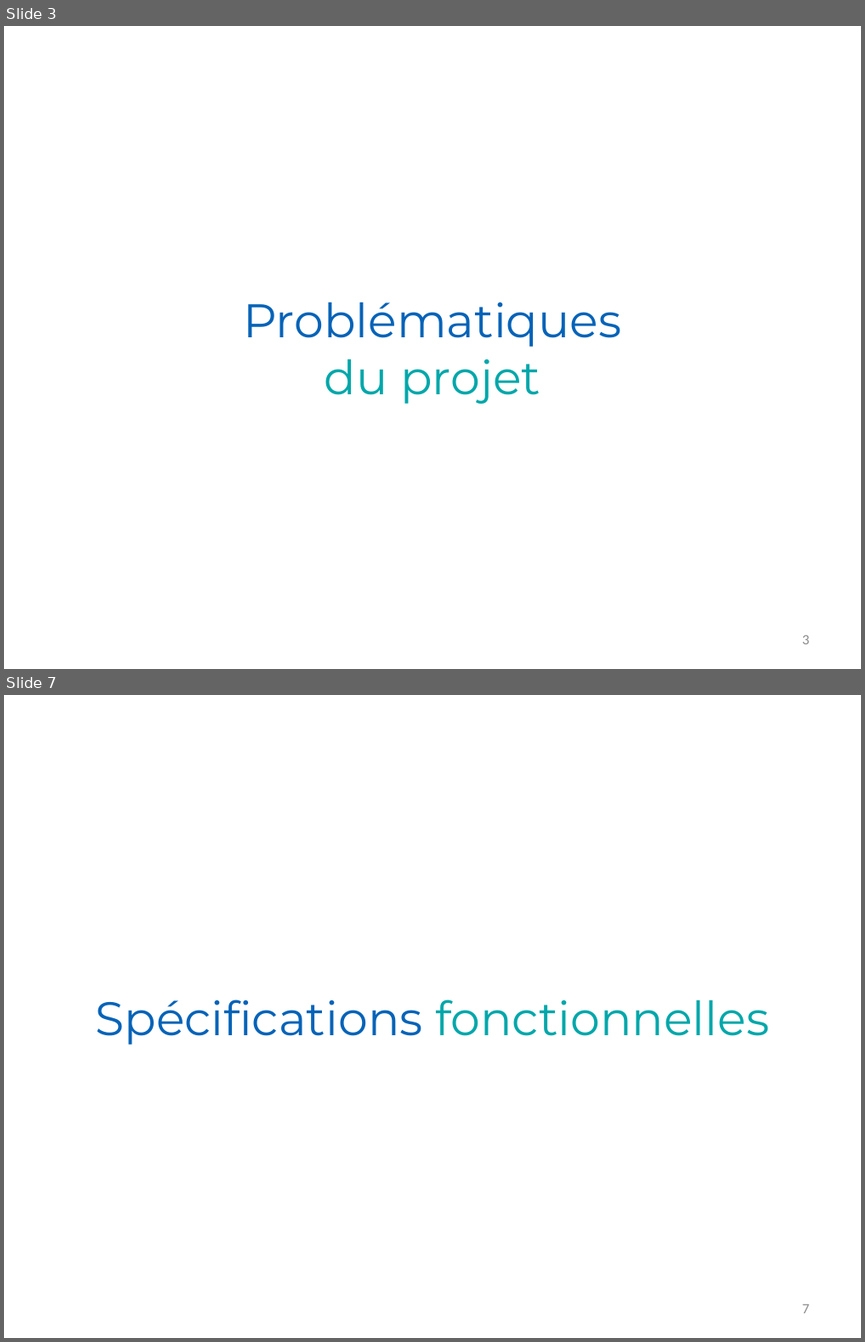
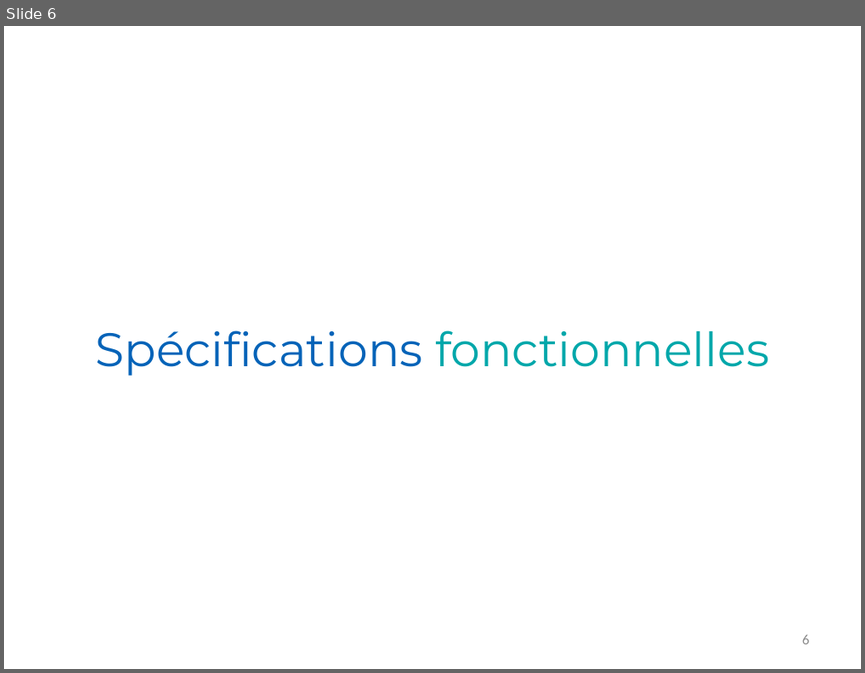
Before and after one commit to Romcol/Gutemberg-rapports, a slide deck: defense/1_project/powerpoint.pptx. Shown one above the other, each under a label of ours: slides 3 and 7 before the commit, slide 6 after it; the slides between them are not shown. The pictures are 865x1342 and 865x673 pixels, drawn with LibreOffice and Linux fonts; fonts in the diff are those of the drawing; background and template pictures are left out. Boxes give left, top, right and bottom in pixels: in the first picture for what was removed or moved away, otherwise in the second. Text is boxed around its words. In the diff, an @@ line names an element or a change of style, - is before the commit and + after.

```diff
--- a/defense/1_project/powerpoint.pptx
+++ b/defense/1_project/powerpoint.pptx
@@ slide 3 removed at (4, 26, 861, 669), background picture (left out) @@
@@ title removed at (243, 302, 621, 403) @@
-Problématiques
-du projet
@@ page number removed at (802, 635, 809, 644) @@
-3
@@ what was slide 7 is now slide 6 @@
@@ page number at (802, 635, 809, 644): text changed @@
-7
+6
```
Also in this commit, not shown: 8 slides changed, 4 slides added, 1 other slide removed.
